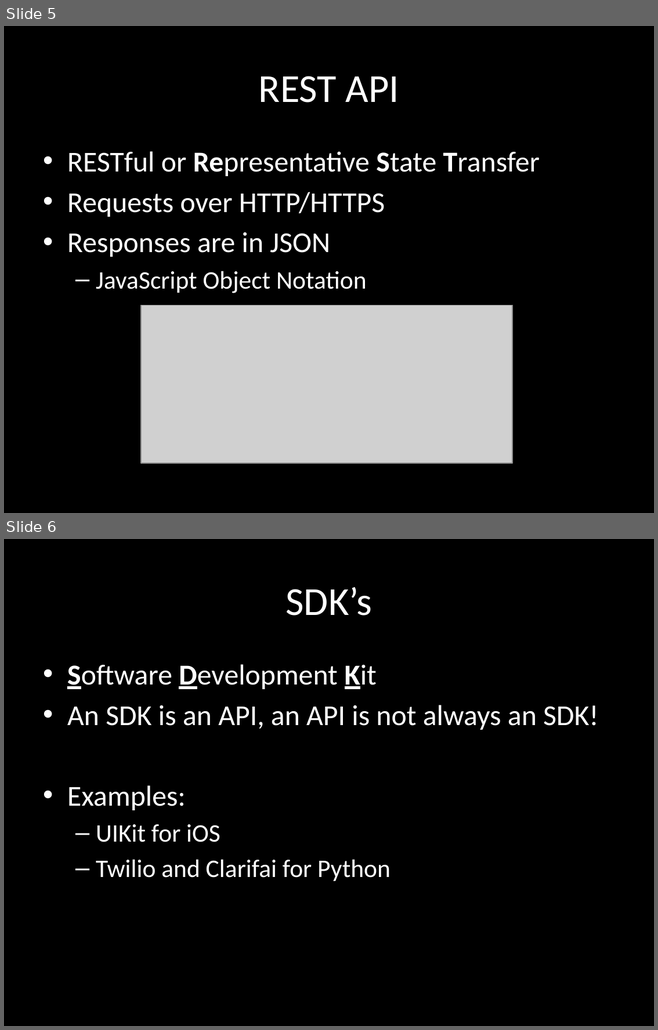
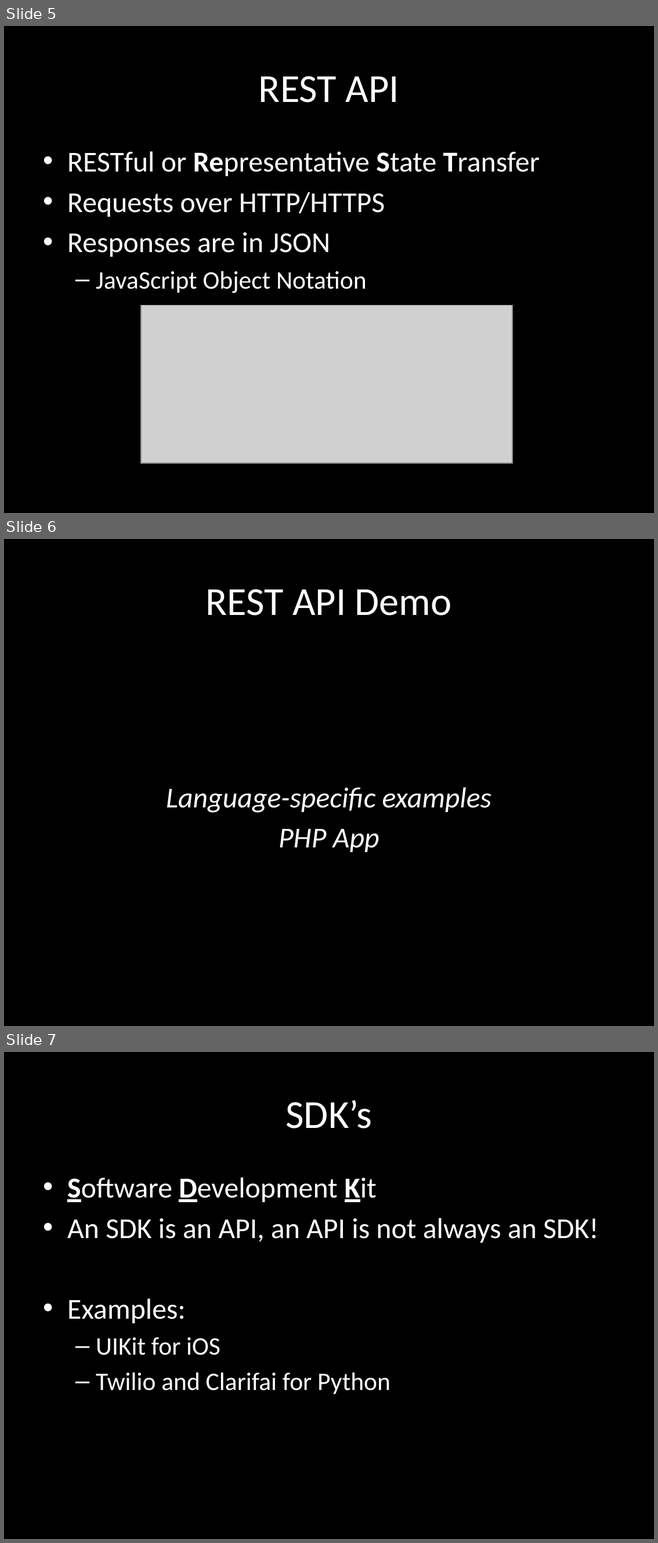
Before and after one commit to jayrav13/hackhers-apiworkshop, a slide deck: presentation/Intro-to-APIs.pptx. Shown one above the other, each under a label of ours: slides 5 and 6 before the commit, slides 5, 6 and 7 after it. The pictures are 658x1030 and 658x1543 pixels, drawn with LibreOffice and Linux fonts; fonts in the diff are those of the drawing; grey boxes stand for pictures. Boxes give left, top, right and bottom in pixels: in the first picture for what was removed or moved away, otherwise in the second. Text is boxed around its words. In the diff, an @@ line names an element or a change of style, - is before the commit and + after.

```diff
--- a/presentation/Intro-to-APIs.pptx
+++ b/presentation/Intro-to-APIs.pptx
@@ slide 6 added at (4, 539, 654, 1026), background #000000 @@
@@ title added at (206, 589, 452, 616), 44 pt, text #FFFFFF @@
+REST API Demo
@@ text added at (166, 787, 491, 852), 32 pt, text #FFFFFF, italic @@
+Language-specific examples
+PHP App
@@ what was slide 6 is now slide 7 @@
```
Also in this commit, not shown: 1 slide changed, 1 other slide added, 5 other files.
